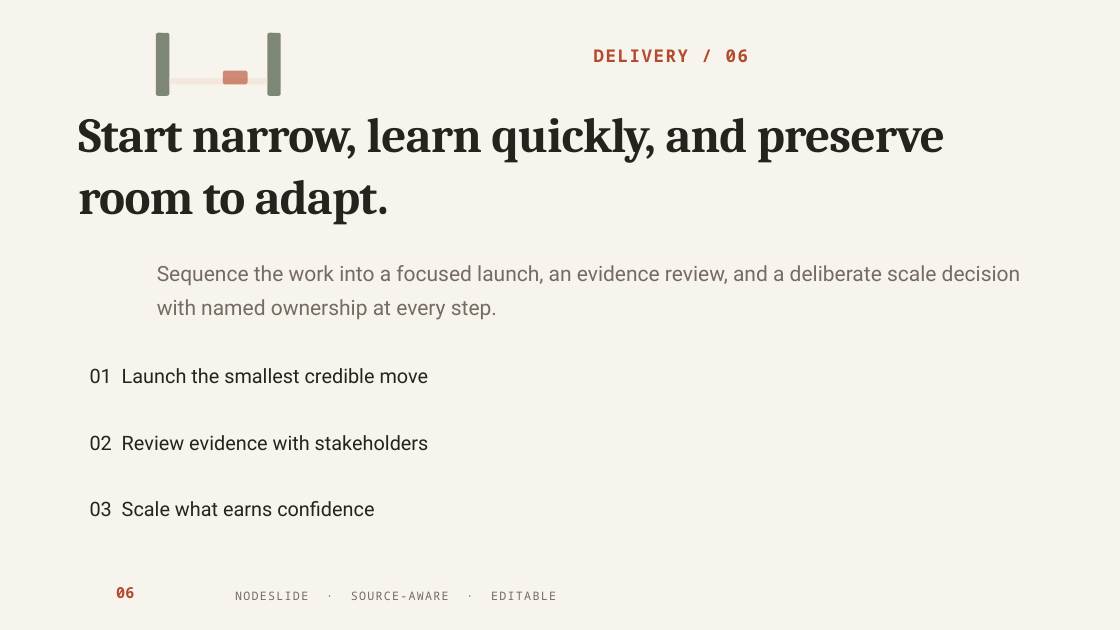
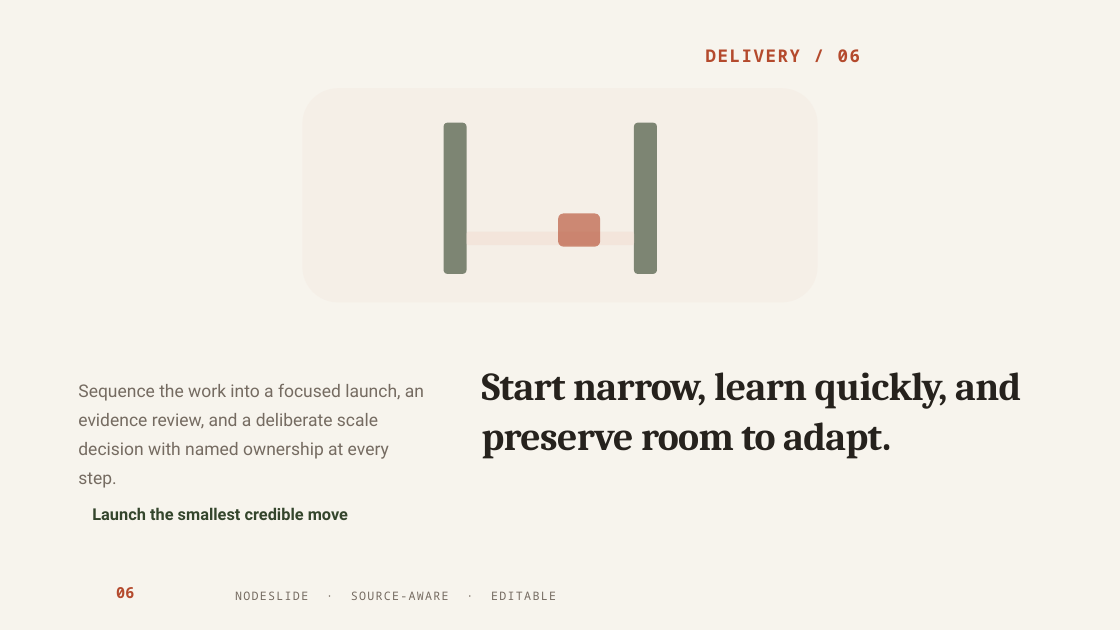
Before and after one commit to HomenShum/NodeSlide, a slide deck: slide 6 of evidence/scene-continuity-v2/generated/risk-committee-scene-continuity.pptx. Drawn at 1120x630 pixels with LibreOffice and Linux fonts; fonts in the diff are those of the drawing. Boxes give left, top, right and bottom in pixels: in the first picture for what was removed or moved away, otherwise in the second. Text is boxed around its words. In the diff, an @@ line names an element or a change of style, - is before the commit and + after.

```diff
--- a/evidence/scene-continuity-v2/generated/risk-committee-scene-continuity.pptx
+++ b/evidence/scene-continuity-v2/generated/risk-committee-scene-continuity.pptx
@@ rounded rectangle removed at (156,33,170,96) @@
@@ rounded rectangle removed at (267,33,281,96) @@
@@ text "DELIVERY / 06": place and size @@
-text "DELIVERY / 06" at (594,49,749,62)
+text "DELIVERY / 06" at (706,49,861,62)
@@ rounded rectangle removed at (170,78,268,84) @@
@@ rounded rectangle removed at (223,71,247,85) @@
@@ rounded rectangle added at (302,88,818,302), fill #F2DED3 at 22% opacity @@
@@ rounded rectangle added at (444,123,466,274), fill #34452C at 62% opacity @@
@@ rounded rectangle added at (634,123,657,274), fill #34452C at 62% opacity @@
@@ rounded rectangle added at (466,232,634,245), fill #F2DED3 at 59% opacity @@
@@ rounded rectangle added at (558,213,600,247), fill #B44A2D at 62% opacity @@
@@ text "Sequence the work into a ...": place and size @@
-text "Sequence the work into a ..." at (157,265,1021,320)
+text "Sequence the work into a ..." at (78,384,424,459)
@@ text "Sequence the work into a ..." at (78,384,424,459): size 18 to 15 pt; line spacing 1.35 to 1.38 @@
@@ text "Start narrow, learn quickly, and ...": place and size @@
-text "Start narrow, learn quickly, and ..." at (78,118,945,225)
+text "Start narrow, learn quickly, and ..." at (482,372,1021,459)
@@ text "Start narrow, learn quickly, and ..." at (482,372,1021,459): size 42 to 34 pt, letter spacing -0.6 to -0.5 pt; line spacing 1.05 to 1.04 @@
@@ text removed at (90,435,429,450) @@
-02 Review evidence with stakeholders
@@ text removed at (90,501,374,516) @@
-03 Scale what earns confidence
@@ text at (92,507,348,520): text changed; size 17 to 14 pt; text colour #26221D to #34452C; bold on @@
-01 Launch the smallest credible move
+Launch the smallest credible move
```
Also in this commit, not shown: 4 other slides changed, 8 other files.
